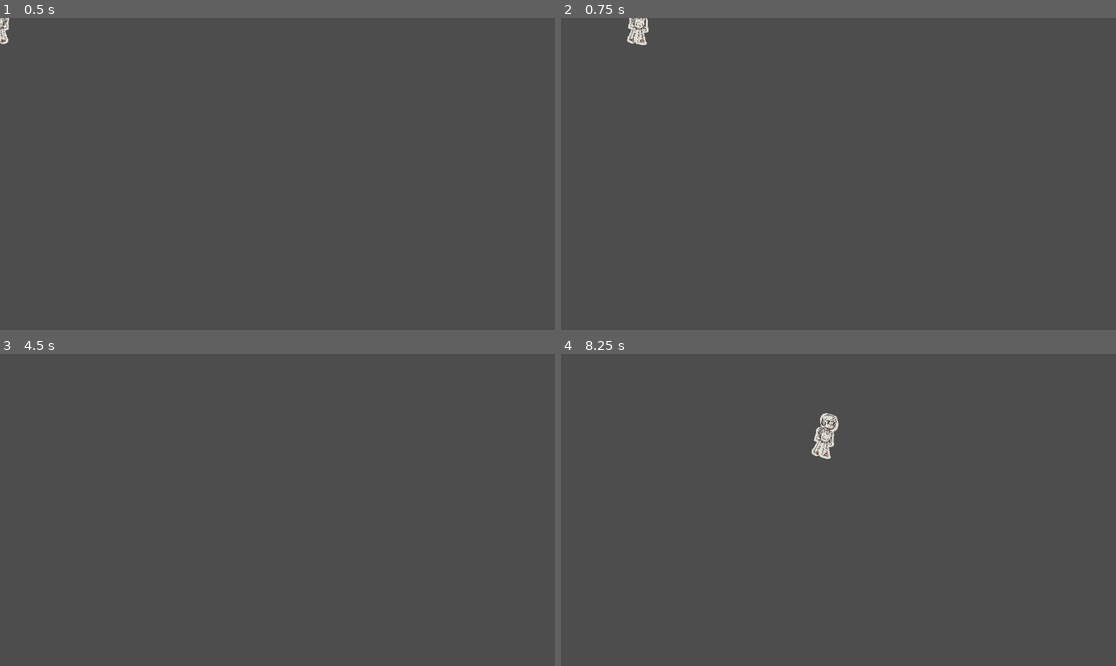
Above: before the commit, frames 1-4 (two rows, left to right).
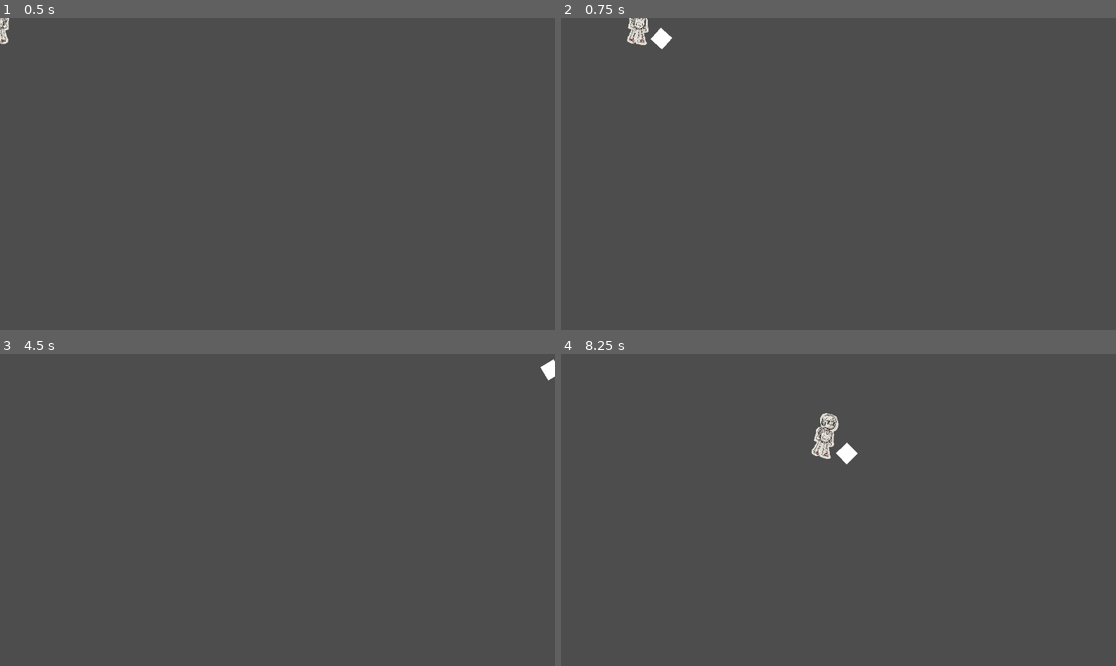
Above: after the commit, the same moments.

Repository: Duckwastakon/brackeysJam
Game: Godot game, scene res://player/player.tscn
Same seed, same stepped clock (60 frames per second), same inputs: the game is played once before the commit and once after it. The project has no main scene, so this scene is started directly.
Inputs (mouse positions are in pixels of both pictures, inside the frame that each line leads up to):
- Up to frame 1 (0.5 s): no input
- Up to frame 2 (0.75 s): tap Enter at 0.5 s; move the mouse to (960, 158) at 0.52 s; hold D (right) from 0.53 s (still down); tap Shift (shift) at 0.6 s; click (960, 158) at 0.67 s
- Up to frame 3 (4.5 s): move the mouse to (166, 525) at 1.27 s; release D (right) at 1.28 s; hold S (down) 1.28-2.03 s; tap Shift (shift) every 0.75 s from 1.35 to 4.35 s; click (166, 525) at 1.42 s; tap Space at 2, 3.5 s; move the mouse to (333, 441) at 2.02 s; hold D (right) 2.03-2.78 s; click (333, 441) at 2.17 s; tap Enter at 2.75, 4.25 s; move the mouse to (249, 572) at 2.77 s; hold W (up) 2.78-3.53 s; click (249, 572) at 2.92 s; move the mouse to (444, 556) at 3.52 s; hold A (left) from 3.53 s (still down); click (444, 556) at 3.67 s; move the mouse to (111, 463) at 4.27 s; click (111, 463) at 4.42 s
- Up to frame 4 (8.25 s): move the mouse to (866, 510) at 5.02 s; release A (left) at 5.03 s; hold S (down) 5.03-5.78 s; tap Shift (shift) every 0.75 s from 5.1 to 8.1 s; click (866, 510) at 5.17 s; tap Space at 5.75 s; move the mouse to (755, 432) at 5.77 s; hold D (right) 5.78-6.53 s; click (755, 432) at 5.92 s; move the mouse to (960, 494) at 6.52 s; hold W (up) 6.53-7.28 s; click (960, 494) at 6.67 s; move the mouse to (727, 525) at 7.27 s; hold D (right) 7.28-8.03 s; click (727, 525) at 7.42 s; move the mouse to (894, 441) at 8.02 s; hold S (down) from 8.03 s (still down); click (894, 441) at 8.17 s

Frame 1 is identical in both runs. In frame 2, 0.1% of the frame differs, in the area x 16-21%, y 3-11%; in frame 3, 0.1%; in frame 4, 0.1%, in the area x 49-54%, y 28-36%.

Commit message:
tool swining + resource start

Diff:
--- a/global.gd
+++ b/global.gd
@@ -11,6 +11,8 @@
 	else:
 		wobblingObjects.append(objectSprite)
 		rotationStates.append(1)
+
+		await get_tree().create_timer(2).timeout
 
 	if(velocity != Vector2.ZERO):
 		if (velocity.x > 0):
--- /dev/null
+++ b/player/attacking_controller.gd
@@ -0,0 +1,36 @@
+extends Node2D
+
+@onready var hitBoxRotator = $hitBoxRotating
+
+var dir = 1
+@export var swingWidth = 60
+
+var canAttack = true
+
+func swing():
+	canAttack = false
+	$hitBoxRotating/Area/ColorRect.visible = true
+
+	var mousePos = get_global_mouse_position()
+	hitBoxRotator.look_at(mousePos)
+
+	hitBoxRotator.rotation_degrees -= swingWidth / 2 * dir
+
+	var rotationTween = create_tween()
+	rotationTween.tween_property(hitBoxRotator, "rotation_degrees",
+	hitBoxRotator.rotation_degrees + swingWidth * dir, 0.08)
+	rotationTween.play()
+
+	await rotationTween.finished
+	$hitBoxRotating/Area/ColorRect.visible = false
+	rotationTween.kill()
+	dir *= -1
+	canAttack = true
+
+
+func _process(delta: float) -> void:
+	if Input.is_mouse_button_pressed(MOUSE_BUTTON_LEFT) and canAttack:
+		swing()
+
+func _on_area_area_entered(area: Area2D) -> void:
+	area.shake.emit()
--- /dev/null
+++ b/player/attacking_controller.tscn
@@ -0,0 +1,26 @@
+[gd_scene format=3 uid="uid://be2n0j4kn3iek"]
+
+[ext_resource type="Script" uid="uid://dfjwqn78bbh6t" path="res://player/attacking_controller.gd" id="1_g2scx"]
+
+[sub_resource type="RectangleShape2D" id="RectangleShape2D_jyfqc"]
+size = Vector2(32, 32)
+
+[node name="AttackingController" type="Node2D" unique_id=1000186162]
+script = ExtResource("1_g2scx")
+
+[node name="hitBoxRotating" type="Node2D" parent="." unique_id=36193988]
+
+[node name="Area" type="Area2D" parent="hitBoxRotating" unique_id=201793710]
+position = Vector2(64, 0)
+
+[node name="CollisionShape2D" type="CollisionShape2D" parent="hitBoxRotating/Area" unique_id=1982070730]
+shape = SubResource("RectangleShape2D_jyfqc")
+
+[node name="ColorRect" type="ColorRect" parent="hitBoxRotating/Area" unique_id=1174594073]
+visible = false
+offset_left = -16.0
+offset_top = -16.0
+offset_right = 16.0
+offset_bottom = 16.0
+
+[connection signal="area_entered" from="hitBoxRotating/Area" to="." method="_on_area_area_entered"]
--- a/player/player.tscn
+++ b/player/player.tscn
@@ -2,6 +2,7 @@
 
 [ext_resource type="Script" uid="uid://btnvshrl6uq3a" path="res://player/player.gd" id="1_oul6g"]
 [ext_resource type="Texture2D" uid="uid://dtk6ydc7bdkuv" path="res://drawn assets/player.PNG" id="2_rkbax"]
+[ext_resource type="PackedScene" uid="uid://be2n0j4kn3iek" path="res://player/attacking_controller.tscn" id="3_g1dw6"]
 
 [sub_resource type="RectangleShape2D" id="RectangleShape2D_rkbax"]
 size = Vector2(48, 48)
@@ -15,3 +16,5 @@
 [node name="playerArt" type="Sprite2D" parent="." unique_id=1764934639]
 scale = Vector2(0.05, 0.05)
 texture = ExtResource("2_rkbax")
+
+[node name="AttackingController" parent="." unique_id=1000186162 instance=ExtResource("3_g1dw6")]
--- /dev/null
+++ b/resources/resource.gd
@@ -0,0 +1,25 @@
+extends Area2D
+
+var resourceId = 0
+signal shake
+
+func _ready() -> void:
+	connect("shake", shakeObject)
+
+var shakeAmount = 0
+
+func shakeObject():
+	if shakeAmount <= 0:
+		shakeAmount = 20
+		while(shakeAmount > 0):
+			shakeAmount -= 1
+			var newTween = create_tween()
+			newTween.tween_property($ColorRect, "position",
+			Vector2(randi_range(-4, 4), randi_range(-4, 4)), 0.04)
+
+			newTween.play()
+			await newTween.finished
+			newTween.kill()
+		$ColorRect.position = Vector2(0, 0)
+	else:
+		shakeAmount = 20
--- /dev/null
+++ b/resources/resource.tscn
@@ -0,0 +1,20 @@
+[gd_scene format=3 uid="uid://bu0pmkhglv6yv"]
+
+[ext_resource type="Script" uid="uid://ds6ngnraiyuwp" path="res://resources/resource.gd" id="1_dtidl"]
+
+[sub_resource type="RectangleShape2D" id="RectangleShape2D_d33tg"]
+size = Vector2(96, 96)
+
+[node name="resource" type="Area2D" unique_id=554154062]
+position = Vector2(160, 96)
+script = ExtResource("1_dtidl")
+
+[node name="ColorRect" type="ColorRect" parent="." unique_id=1598015002]
+offset_left = -48.0
+offset_top = -48.0
+offset_right = 48.0
+offset_bottom = 48.0
+color = Color(0.6660954, 0.9972642, 0.51896703, 1)
+
+[node name="CollisionShape2D" type="CollisionShape2D" parent="." unique_id=474364631]
+shape = SubResource("RectangleShape2D_d33tg")
Not shown, added: player/attacking_controller.gd.uid
Not shown, added: resources/resource.gd.uid
